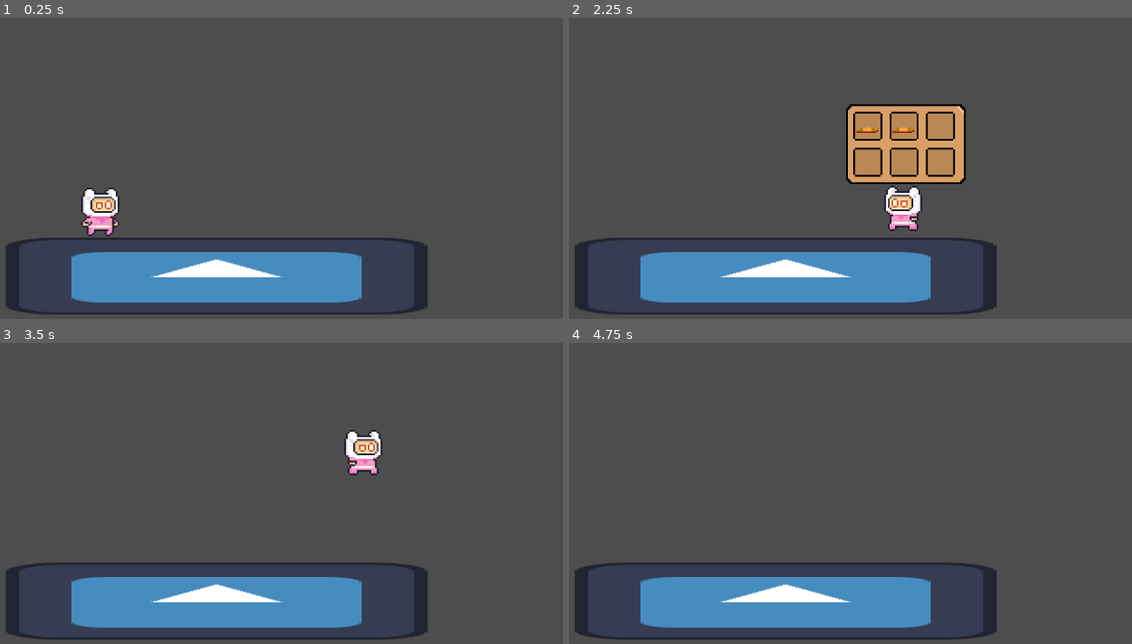
Above: before the commit, frames 1-4 (two rows, left to right).
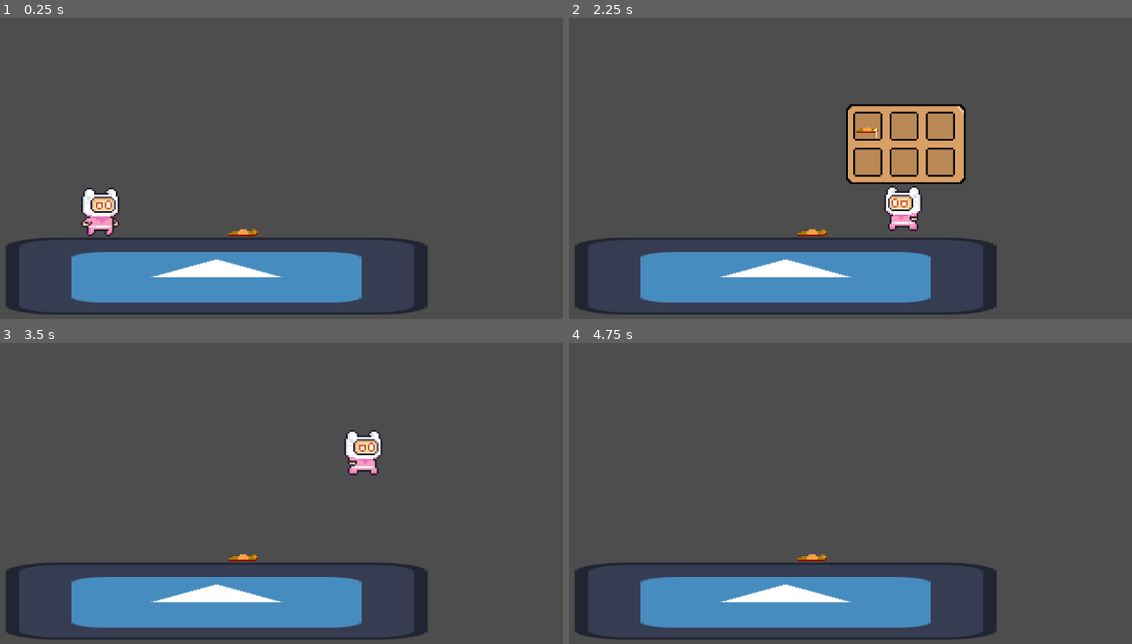
Above: after the commit, the same moments.

Repository: kbyrnes-tcd/rotten-itf
Game: Godot game, scene res://scenes/drafts/main.tscn
Same seed, same stepped clock (60 frames per second), same inputs: the game is played once before the commit and once after it. The engine's default icon, where the game draws it, is replaced by a stand-in: a white triangle on a blue panel in a dark square.
Inputs:
- Up to frame 1 (0.25 s): no input
- Up to frame 2 (2.25 s): hold D (right) 0.53-2.03 s; tap I (inv) at 0.6, 1.35, 2.1 s; tap Space (jump) at 0.77, 1.52 s; hold Left (left) from 2.03 s (still down)
- Up to frame 3 (3.5 s): release Left (left) at 2.78 s; hold D (right) from 2.78 s (still down); tap I (inv) at 2.85 s; tap Space (jump) at 3.02 s
- Up to frame 4 (4.75 s): tap I (inv) at 3.6, 4.35 s; tap Space (jump) at 3.77, 4.52 s; release D (right) at 4.28 s; hold Left (left) from 4.28 s (still down)

The runs differ from the first frame. In frame 1, 0.1% of the frame differs, in the area x 40-46%, y 70-73%; in frame 2, 0.2%, in the area x 40-62%, y 36-73%; in frame 3, 0.1%; in frame 4, 0.1%.

Commit message:
Inventory system: collectible items and incrementing
- incrementing from inventory stock via pickup
- defined collectible item script/node, must attach defined resource to this

Diff:
--- a/rotten-itf-game/scenes/drafts/main.tscn
+++ b/rotten-itf-game/scenes/drafts/main.tscn
@@ -2,9 +2,15 @@
 
 [ext_resource type="PackedScene" uid="uid://cr5i32q6le804" path="res://scenes/player.tscn" id="1_o5qli"]
 [ext_resource type="Texture2D" uid="uid://c6erfvcnubuee" path="res://icon.svg" id="2_0wfyh"]
+[ext_resource type="Script" uid="uid://deenwpb4no5r5" path="res://scripts/inventory_system/collectible_item.gd" id="3_gf3yc"]
+[ext_resource type="Resource" uid="uid://dt677afg3p4f0" path="res://scripts/inventory_system/items/orange_worm.tres" id="4_c7vjp"]
+[ext_resource type="Texture2D" uid="uid://cotxrl2gpbqxr" path="res://assets/images/worms/orange_worm_1.png" id="4_s7xyy"]
 
 [sub_resource type="RectangleShape2D" id="RectangleShape2D_0wfyh"]
 size = Vector2(128, 130)
+
+[sub_resource type="RectangleShape2D" id="RectangleShape2D_s7xyy"]
+size = Vector2(20.360611, 20)
 
 [node name="Main" type="Node2D" unique_id=1166888353]
 
@@ -23,3 +29,22 @@
 position = Vector2(0, -1)
 scale = Vector2(5.455, 1)
 shape = SubResource("RectangleShape2D_0wfyh")
+
+[node name="CollectibleItem" type="Node2D" parent="." unique_id=730787031]
+position = Vector2(625, 487)
+script = ExtResource("3_gf3yc")
+item = ExtResource("4_c7vjp")
+metadata/_edit_group_ = true
+
+[node name="Sprite2D" type="Sprite2D" parent="CollectibleItem" unique_id=32478065]
+scale = Vector2(3, 3)
+texture = ExtResource("4_s7xyy")
+
+[node name="Area2D" type="Area2D" parent="CollectibleItem" unique_id=1970851742]
+
+[node name="CollisionShape2D" type="CollisionShape2D" parent="CollectibleItem/Area2D" unique_id=982988102]
+position = Vector2(-1.4524536, 14)
+scale = Vector2(2.5095062, 1.0395054)
+shape = SubResource("RectangleShape2D_s7xyy")
+
+[connection signal="body_entered" from="CollectibleItem/Area2D" to="CollectibleItem" method="_on_area_2d_body_entered"]
--- a/rotten-itf-game/scenes/ui/inv_ui_slot.tscn
+++ b/rotten-itf-game/scenes/ui/inv_ui_slot.tscn
@@ -18,3 +18,14 @@
 scale = Vector2(0.73, 0.73)
 centered = false
 offset = Vector2(2.5, 0)
+
+[node name="Label" type="Label" parent="." unique_id=340007729]
+custom_minimum_size = Vector2(19, 23)
+layout_mode = 0
+offset_left = 7.0000005
+offset_top = 7.0
+offset_right = 26.0
+offset_bottom = 30.0
+scale = Vector2(0.4, 0.4)
+text = "99"
+horizontal_alignment = 2
--- /dev/null
+++ b/rotten-itf-game/scripts/inventory_system/collectible_item.gd
@@ -0,0 +1,13 @@
+extends Node2D
+@onready var area_2d: Area2D = $Area2D
+
+@export var item : InvItem
+var player = null;
+
+#func _ready() -> void:
+	#print("i am a collectible item~" + item.name)
+
+func _on_area_2d_body_entered(body: Node2D) -> void:
+	if body.has_method("collect"):
+		player = body
+		player.collect(item)
--- /dev/null
+++ b/rotten-itf-game/scripts/inventory_system/inv_slot.gd
@@ -0,0 +1,6 @@
+extends Resource
+
+class_name InvSlot
+
+@export var item: InvItem #type of item
+@export var amount: int #amount of said item
--- a/rotten-itf-game/scripts/inventory_system/inv_ui.gd
+++ b/rotten-itf-game/scripts/inventory_system/inv_ui.gd
@@ -7,14 +7,15 @@
 
 # onload: inventory is closed, load up images
 func _ready() -> void:
+	# whenever inventory.gd emits the update signal, we must call update_slots in here for ui
+	inv.update.connect(update_slots)
 	close()
 	update_slots()
 
 # update item visuals via inv_ui_slot.gd>update func
 func update_slots():
-	print("updating slots with images")
-	for i in range(min(inv.items.size(), slots.size())):
-		slots[i].update(inv.items[i])
+	for i in range(min(inv.slots.size(), slots.size())):
+		slots[i].update(inv.slots[i])
 
 func close():
 	is_open = false;
--- a/rotten-itf-game/scripts/inventory_system/inv_ui_slot.gd
+++ b/rotten-itf-game/scripts/inventory_system/inv_ui_slot.gd
@@ -1,11 +1,15 @@
 extends Panel
 
 @onready var item_sprite: Sprite2D = $ItemSprite
+@onready var amount_text: Label = $Label
 
 # called in inv_ui.gd to render visuals
-func update(item: InvItem):
-	if !item:
+func update(slot: InvSlot):
+	if !slot.item:
 		item_sprite.visible = false;
+		amount_text.visible = false;
 	else:
 		item_sprite.visible = true;
-		item_sprite.texture = item.texture;
+		item_sprite.texture = slot.item.texture;
+		amount_text.visible = true;
+		amount_text.text = str(slot.amount);
--- a/rotten-itf-game/scripts/inventory_system/inventory.gd
+++ b/rotten-itf-game/scripts/inventory_system/inventory.gd
@@ -1,5 +1,20 @@
 extends Resource
 
 class_name Inventory
+signal update
 
-@export var items: Array[InvItem]
+@export var slots: Array[InvSlot]
+
+func insert(item: InvItem):
+	# inserting to correct slot
+	# if slot for the current item exists, and it is not empty, increment
+	var item_slots = slots.filter(func(slot): return slot.item == item)
+	if !item_slots.is_empty():
+		item_slots[0].amount += 1
+	else:
+		# find an empty slot to insert the item into
+		var empty_slots = slots.filter(func(slot): return slot.item == null)
+		if !empty_slots.is_empty():
+			empty_slots[0].item = item
+			empty_slots[0].amount = 1
+	update.emit()
--- a/rotten-itf-game/scripts/inventory_system/player_inventory.tres
+++ b/rotten-itf-game/scripts/inventory_system/player_inventory.tres
@@ -1,10 +1,33 @@
 [gd_resource type="Resource" script_class="Inventory" format=3 uid="uid://bbfb2yem3oxv0"]
 
-[ext_resource type="Script" uid="uid://b0vt1mp7wu6pu" path="res://scripts/inventory_system/inv_item.gd" id="1_mjrco"]
-[ext_resource type="Resource" uid="uid://dt677afg3p4f0" path="res://scripts/inventory_system/items/orange_worm.tres" id="2_gsj5c"]
+[ext_resource type="Script" uid="uid://dsv6t02gawlnl" path="res://scripts/inventory_system/inv_slot.gd" id="2_bqrqy"]
 [ext_resource type="Script" uid="uid://dl0wx3xs3seeq" path="res://scripts/inventory_system/inventory.gd" id="3_mjrco"]
+
+[sub_resource type="Resource" id="Resource_mjrco"]
+script = ExtResource("2_bqrqy")
+metadata/_custom_type_script = "uid://dsv6t02gawlnl"
+
+[sub_resource type="Resource" id="Resource_gsj5c"]
+script = ExtResource("2_bqrqy")
+metadata/_custom_type_script = "uid://dsv6t02gawlnl"
+
+[sub_resource type="Resource" id="Resource_pkkfy"]
+script = ExtResource("2_bqrqy")
+metadata/_custom_type_script = "uid://dsv6t02gawlnl"
+
+[sub_resource type="Resource" id="Resource_fgicr"]
+script = ExtResource("2_bqrqy")
+metadata/_custom_type_script = "uid://dsv6t02gawlnl"
+
+[sub_resource type="Resource" id="Resource_xfvsv"]
+script = ExtResource("2_bqrqy")
+metadata/_custom_type_script = "uid://dsv6t02gawlnl"
+
+[sub_resource type="Resource" id="Resource_exapd"]
+script = ExtResource("2_bqrqy")
+metadata/_custom_type_script = "uid://dsv6t02gawlnl"
 
 [resource]
 script = ExtResource("3_mjrco")
-items = Array[ExtResource("1_mjrco")]([ExtResource("2_gsj5c"), ExtResource("2_gsj5c"), null, null, null, null])
+slots = Array[ExtResource("2_bqrqy")]([SubResource("Resource_mjrco"), SubResource("Resource_gsj5c"), SubResource("Resource_pkkfy"), SubResource("Resource_fgicr"), SubResource("Resource_xfvsv"), SubResource("Resource_exapd")])
 metadata/_custom_type_script = "uid://dl0wx3xs3seeq"
--- a/rotten-itf-game/scripts/player.gd
+++ b/rotten-itf-game/scripts/player.gd
@@ -2,16 +2,22 @@
 @onready var animated_sprite_2d: AnimatedSprite2D = $AnimatedSprite2D
 @onready var jump_fx: AudioStreamPlayer2D = $JumpFX
 
+# inventory system
 @export var inv : Inventory
 
 const SPEED = 300.0
 const JUMP_VELOCITY = -850.0
 
-func _ready() -> void:
-	print("hello")
-	print(inv.items[0].name)
-	print(inv.items[0].texture)
+#func _ready() -> void:
+	#print("hello")
+	#print(inv.items[0].name)
+	#print(inv.items[0].texture)
 
+# collecting items
+func collect(item: InvItem):
+	inv.insert(item)
+
+# handling movement
 func _physics_process(delta: float) -> void:
 	# Add the gravity.
 	if not is_on_floor():
Not shown, added: rotten-itf-game/scripts/inventory_system/collectible_item.gd.uid
Not shown, added: rotten-itf-game/scripts/inventory_system/inv_slot.gd.uid
